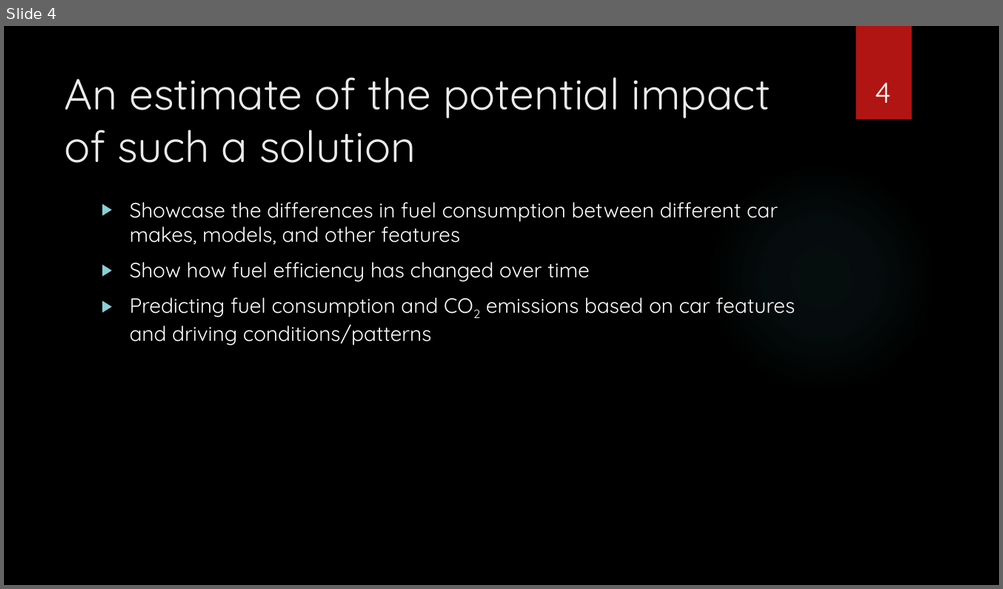
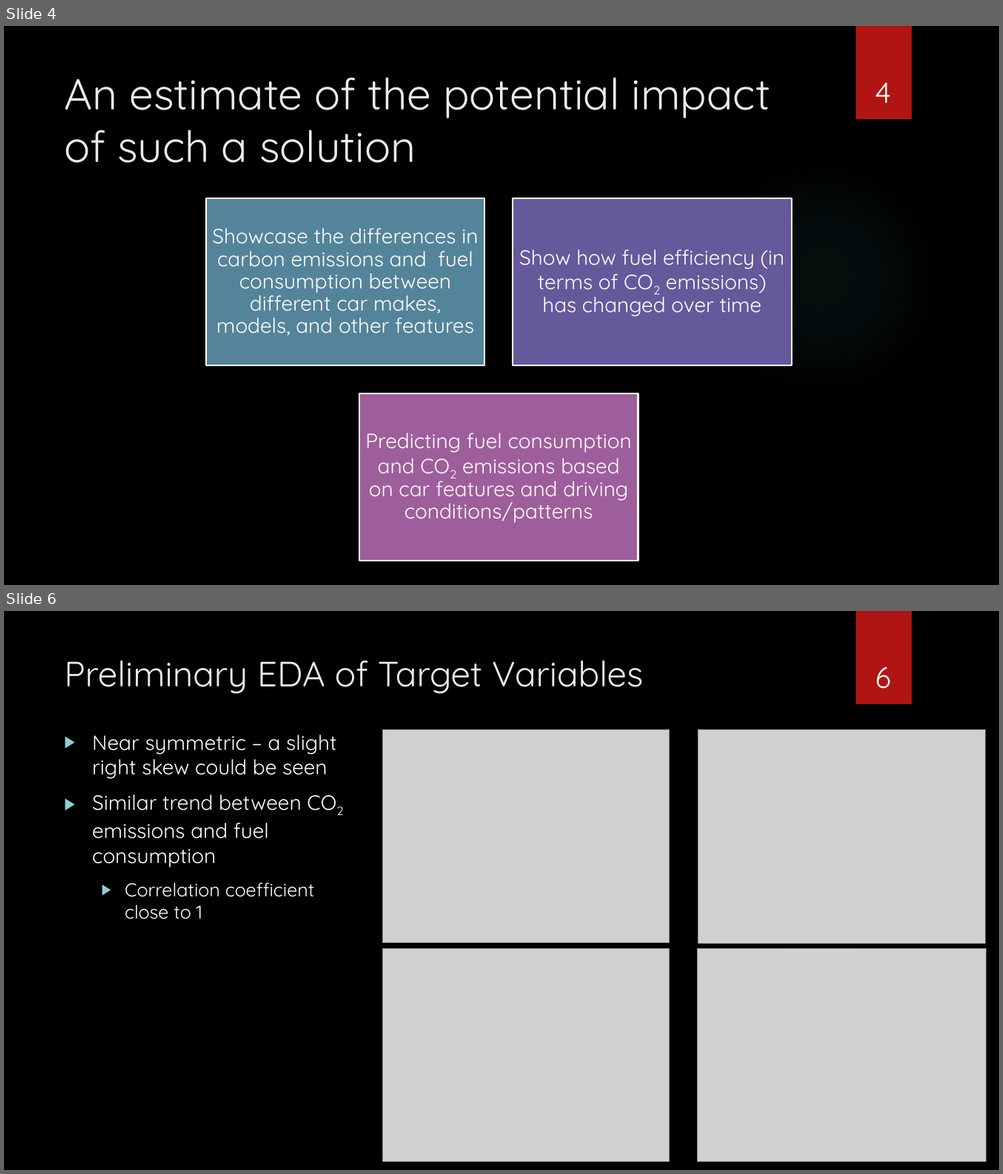
Before and after one commit to zaidjawadi/Capstone-Project, a slide deck: Sprint 1 Presentation.pptx. Shown one above the other, each under a label of ours: slide 4 before the commit, slides 4 and 6 after it; the slides between them are not shown. The pictures are 1003x589 and 1003x1174 pixels, drawn with LibreOffice and Linux fonts; fonts in the diff are those of the drawing; grey boxes stand for pictures; background and template pictures are left out. Boxes give left, top, right and bottom in pixels: in the first picture for what was removed or moved away, otherwise in the second. Text is boxed around its words. In the diff, an @@ line names an element or a change of style, - is before the commit and + after.

```diff
--- a/Sprint 1 Presentation.pptx
+++ b/Sprint 1 Presentation.pptx
@@ slide 6 added at [4, 611, 999, 1170], background picture (left out); not listed: 2 template elements that a slide beside it also shows @@
@@ title added at [64, 661, 643, 694], 34 pt, text #EBEBEB @@
+Preliminary EDA of Target Variables
@@ page number added at [875, 667, 891, 689], 28 pt, text #FFFFFF @@
+6
@@ text added at [92, 735, 336, 920], 20 pt, text #FFFFFF @@
+▶ Near symmetric – a slight right skew could be seen
+▶ Similar trend between CO2 emissions and fuel consumption
+  ▶ Correlation coefficient close to 1
@@ picture added at [382, 729, 669, 943] @@
@@ picture added at [698, 729, 985, 943] @@
@@ picture added at [382, 949, 669, 1162] @@
@@ picture added at [697, 949, 986, 1162] @@
@@ slide 4 changed as well @@
@@ text removed at [130, 202, 795, 346] @@
-▶ Showcase the differences in fuel consumption between different car makes, models, and other features
-▶ Show how fuel efficiency has changed over time
-▶ Predicting fuel consumption and CO2 emissions based on car features and driving conditions/patterns
@@ group added at [206, 199, 792, 561]: 3 rectangles, 3 texts @@
+Showcase the differences in carbon emissions and fuel consumption between different car makes, models, and other features
+Show how fuel efficiency (in terms of CO2 emissions) has changed over time
+Predicting fuel consumption and CO2 emissions based on car features and driving conditions/patterns
```
Also in this commit, not shown: 5 other slides changed, 2 other slides added, 6 other files.
